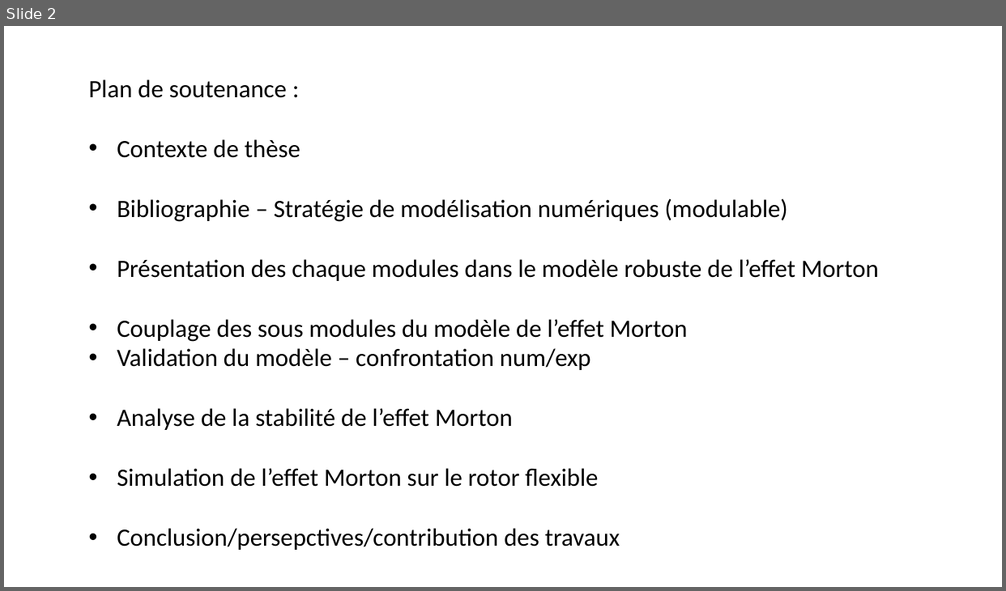
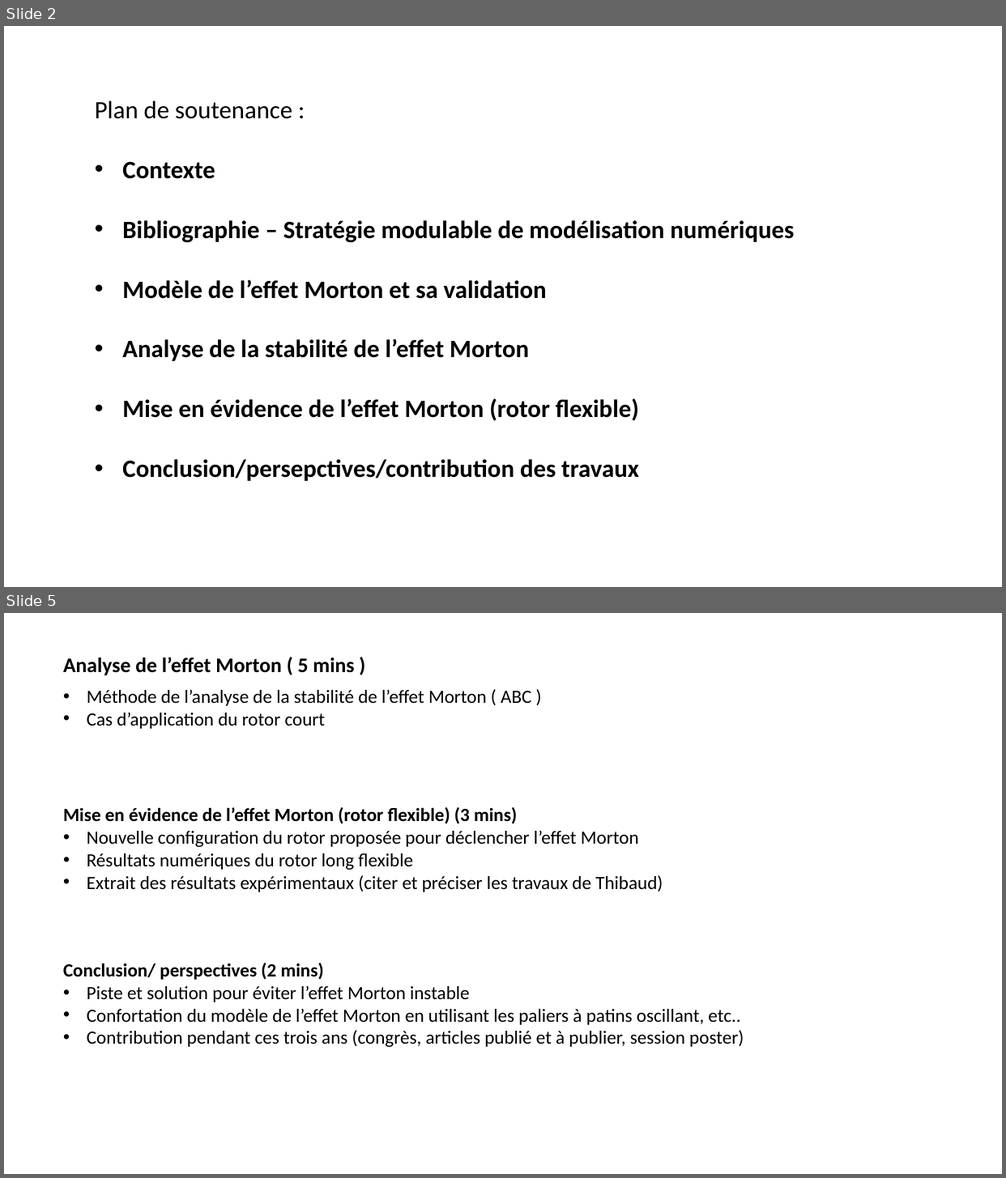
Before and after one commit to SilunZ/SoutenanceThese, a slide deck: Plan de soutenance These Morton Silun.pptx. Shown one above the other, each under a label of ours: slide 2 before the commit, slides 2 and 5 after it; the slides between them are not shown. The pictures are 1006x591 and 1006x1178 pixels, drawn with LibreOffice and Linux fonts; fonts in the diff are those of the drawing. Boxes give left, top, right and bottom in pixels: in the first picture for what was removed or moved away, otherwise in the second. Text is boxed around its words. In the diff, an @@ line names an element or a change of style, - is before the commit and + after.

Commit message:
plan de la soutenance de thèse

```diff
--- a/Plan de soutenance These Morton Silun.pptx
+++ b/Plan de soutenance These Morton Silun.pptx
@@ slide 5 added at (4,613,1002,1174), background #FFFFFF @@
@@ text added at (63,657,354,675), 20 pt, text #000000, bold @@
+Analyse de l’effet Morton ( 5 mins )
@@ text added at (87,690,531,729), 18 pt, text #000000 @@
+• Méthode de l’analyse de la stabilité de l’effet Morton ( ABC )
+• Cas d’application du rotor court
@@ text added at (63,807,663,892), 18 pt, text #000000 @@
+Mise en évidence de l’effet Morton (rotor flexible) (3 mins)
+• Nouvelle configuration du rotor proposée pour déclencher l’effet Morton
+• Résultats numériques du rotor long flexible
+• Extrait des résultats expérimentaux (citer et préciser les travaux de Thibaud)
@@ text added at (63,963,744,1047), 18 pt, text #000000 @@
+Conclusion/ perspectives (2 mins)
+• Piste et solution pour éviter l’effet Morton instable
+• Confortation du modèle de l’effet Morton en utilisant les paliers à patins oscillant, etc..
+• Contribution pendant ces trois ans (congrès, articles publié et à publier, session poster)
@@ slide 2 changed as well @@
@@ text "Plan de soutenance :": place and size @@
-text "Plan de soutenance :" at (89,79,879,550)
+text "Plan de soutenance :" at (95,101,794,481)
@@ text at (122,161,794,299): text changed; bold on @@
-• Contexte de thèse
-• Bibliographie – Stratégie de modélisation numériques (modulable)
-• Présentation des chaque modules dans le modèle robuste de l’effet Morton
-• Couplage des sous modules du modèle de l’effet Morton
-• Validation du modèle – confrontation num/exp
+• Contexte
+• Bibliographie – Stratégie modulable de modélisation numériques
+• Modèle de l’effet Morton et sa validation
@@ text at (122,339,639,481): bold on in "Analyse de la stabilité de l’effet Morton", "Conclusion/persepctives/contribution des travaux" @@
@@ text at (122,399,639,421): text changed; bold on @@
-• Simulation de l’effet Morton sur le rotor flexible
+• Mise en évidence de l’effet Morton (rotor flexible)
```
Also in this commit, not shown: 1 other slide changed, 2 other slides added.
